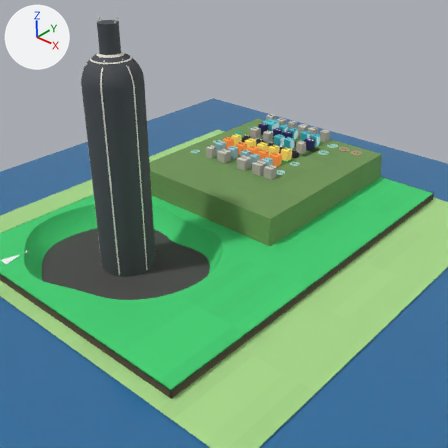
Two versions of the Blender file blender-tots/tots-model.blend, one commit apart.
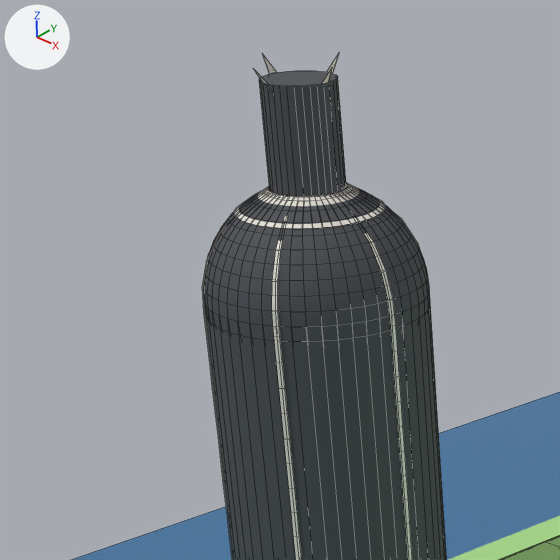
Old and new are each drawn from the file's camera 'Camera.001' and again close up on the part from 5% to 40% of the width and 0% to 35% of the height. The lights are fixed; the arrows at upper left show +X, +Y and +Z. The older version's two pictures come first. The close-ups show mesh edges as thin lines.

Script lines for the objects in view, before the commit:
```python
me_sphere_006 = bpy.data.meshes.new('Sphere.006')
me_sphere_006.from_pydata(...)  # 1106 vertices, 1152 faces; spans x -75.0..75.0, y -75.0..75.0, z -75.0..75.0
me_sphere_006.polygons.foreach_set('use_smooth', [True] * 1152)
me_sphere_006.materials.append(mat_tots_tower)  # dark grey #4a4d52
me_導師之間_塔身白帶_001 = bpy.data.meshes.new('導師之間_塔身白帶.001')
me_導師之間_塔身白帶_001.from_pydata(...)  # 96 vertices, 48 faces; spans x -471.5..-372.5, y -358.5..-259.5, z 505.0..519.5
me_導師之間_塔身白帶_001.materials.append(mat_tots_tower_trim)  # white #e8e4da
me_導師之間_塔身縱線_001 = bpy.data.meshes.new('導師之間_塔身縱線.001')
me_導師之間_塔身縱線_001.from_pydata(...)  # 408 vertices, 198 faces; spans x -498.0..-346.0, y -376.0..-242.0, z -60.0..511.0
me_導師之間_塔身縱線_001.materials.append(mat_tots_tower_trim)  # white #e8e4da
ob_導師之間_塔身白帶 = bpy.data.objects.new('導師之間_塔身白帶', me_導師之間_塔身白帶_001)
ob_導師之間_塔身白帶.location = (0.0, 0.0, 0.0)
ob_導師之間_塔身縱線 = bpy.data.objects.new('導師之間_塔身縱線', me_導師之間_塔身縱線_001)
ob_導師之間_塔身縱線.location = (0.0, 0.0, 0.0)
ob_導師之間_肩部收頸 = bpy.data.objects.new('導師之間_肩部收頸', me_sphere_006)
ob_導師之間_肩部收頸.location = (-422.0, -309.0, 448.0)
# also in view: '海' at (-290.0, -54.0, -26.0); '導師之間_瓶頸' at (-422.0, -309.0, 554.0); '導師之間_柱身' at (-422.0, -309.0, 192.0); '無實體_西側' at (-754.0, -54.0, -22.0); '高原面_南' at (-382.0, 147.0, 79.0)
```
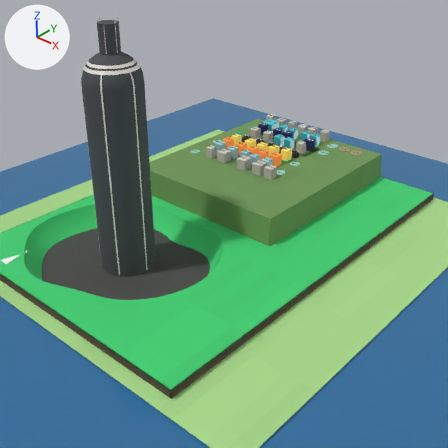
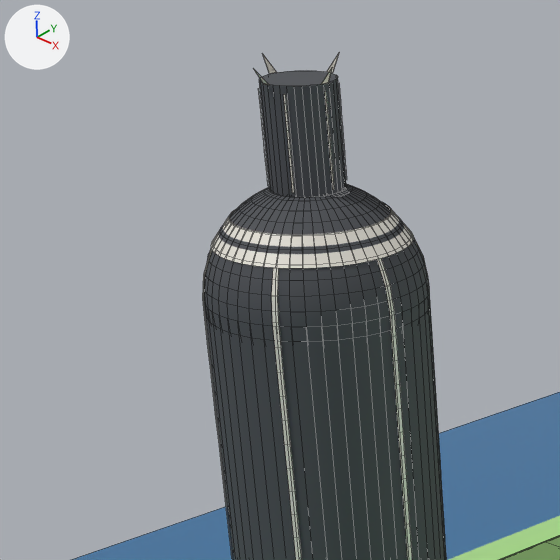
Pixel boxes [x1, y1, x2, y2] of what changed, in the close-ups (560 x 560 px):
'導師之間_塔身白帶', reshaped (34% wider, 43% taller)
    before: [234, 183, 385, 229]
    after: [211, 202, 414, 268]
'導師之間_塔身縱線', reshaped
    before: [202, 196, 447, 560]
    after: [203, 238, 447, 560]
'導師之間_瓶頸縱線', added
    after: [258, 83, 347, 193]

What changed in the scene script:
```text
Change me_導師之間_塔身縱線_001:
    used by ob_導師之間_塔身縱線; location = (0.0, 0.0, 0.0)
    remove me_導師之間_塔身縱線_001.from_pydata(...)  # 408 vertices, 198 faces; spans x -498.0..-346.0, y -376.0..-242.0, z -60.0..511.0
    add me_導師之間_塔身縱線_001.from_pydata(...)  # 408 vertices, 198 faces; spans x -498.0..-346.0, y -376.0..-242.0, z -60.0..484.0
    me_導師之間_塔身縱線_001 part 2: 12 vertices moved within x -498.0..-346.0, y -376.0..-242.0, z 303.0; 372 vertices removed from x -498.0..-346.0, y -376.0..-242.0, z -43.0..511.0; 372 vertices added at x -498.0..-346.0, y -376.0..-242.0, z -44.0..484.0
Change me_導師之間_塔身白帶_001:
    used by ob_導師之間_塔身白帶; location = (0.0, 0.0, 0.0)
    remove me_導師之間_塔身白帶_001.from_pydata(...)  # 96 vertices, 48 faces; spans x -471.5..-372.5, y -358.5..-259.5, z 505.0..519.5
    add me_導師之間_塔身白帶_001.from_pydata(...)  # 96 vertices, 48 faces; spans x -488.7..-355.3, y -375.7..-242.3, z 484.0..502.0
    me_導師之間_塔身白帶_001 part 1: 96 of 96 vertices moved; they spanned x -471.5..-372.5, y -358.5..-259.5, z 505.0..519.5 and now span x -488.7..-355.3, y -375.7..-242.3, z 484.0..502.0; mean shift (0.0, 0.0, -19.2)
Add me_導師之間_瓶頸縱線:
    me_導師之間_瓶頸縱線.from_pydata(...)  # 144 vertices, 66 faces; spans x -448.0..-396.0, y -331.9..-286.1, z 522.0..584.0
    me_導師之間_瓶頸縱線.materials.append(mat_tots_tower_trim)  # white #e8e4da
Add ob_導師之間_瓶頸縱線:
    ob_導師之間_瓶頸縱線 = bpy.data.objects.new('導師之間_瓶頸縱線', me_導師之間_瓶頸縱線)
    ob_導師之間_瓶頸縱線.location = (0.0, 0.0, 0.0)
```
